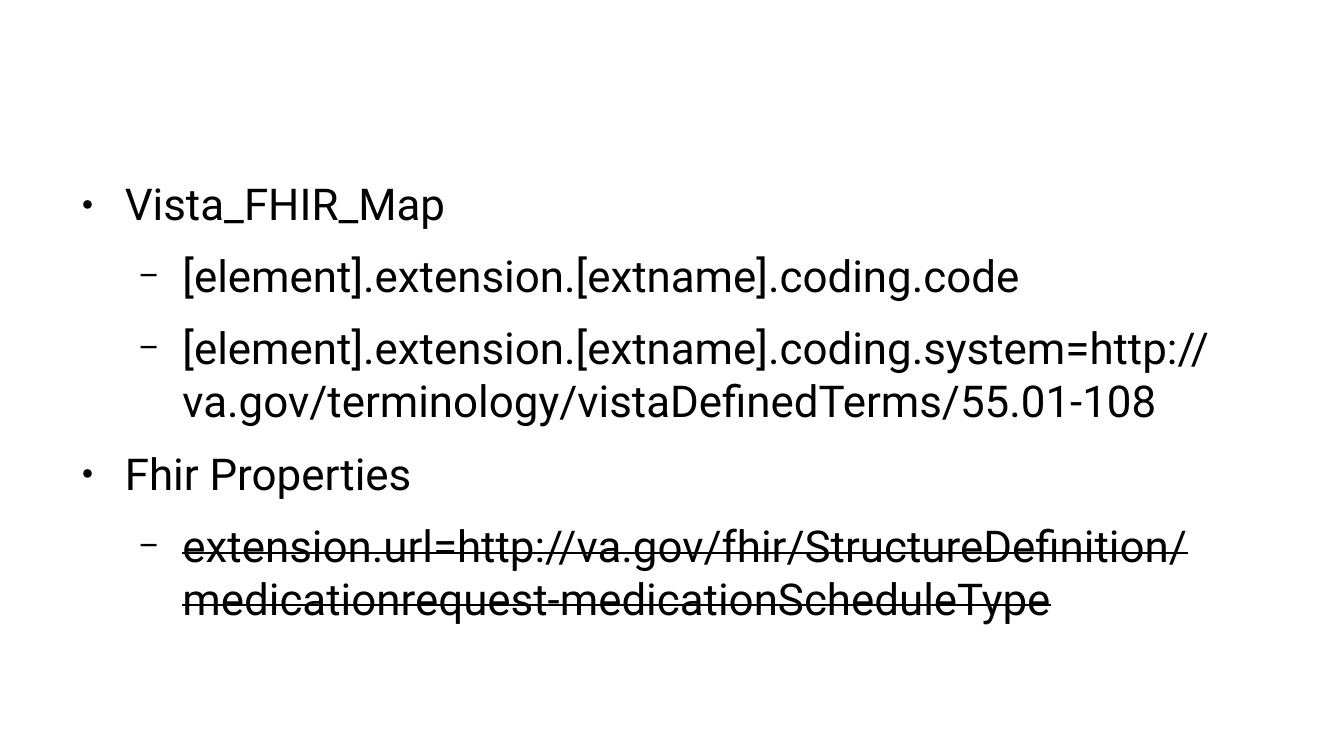
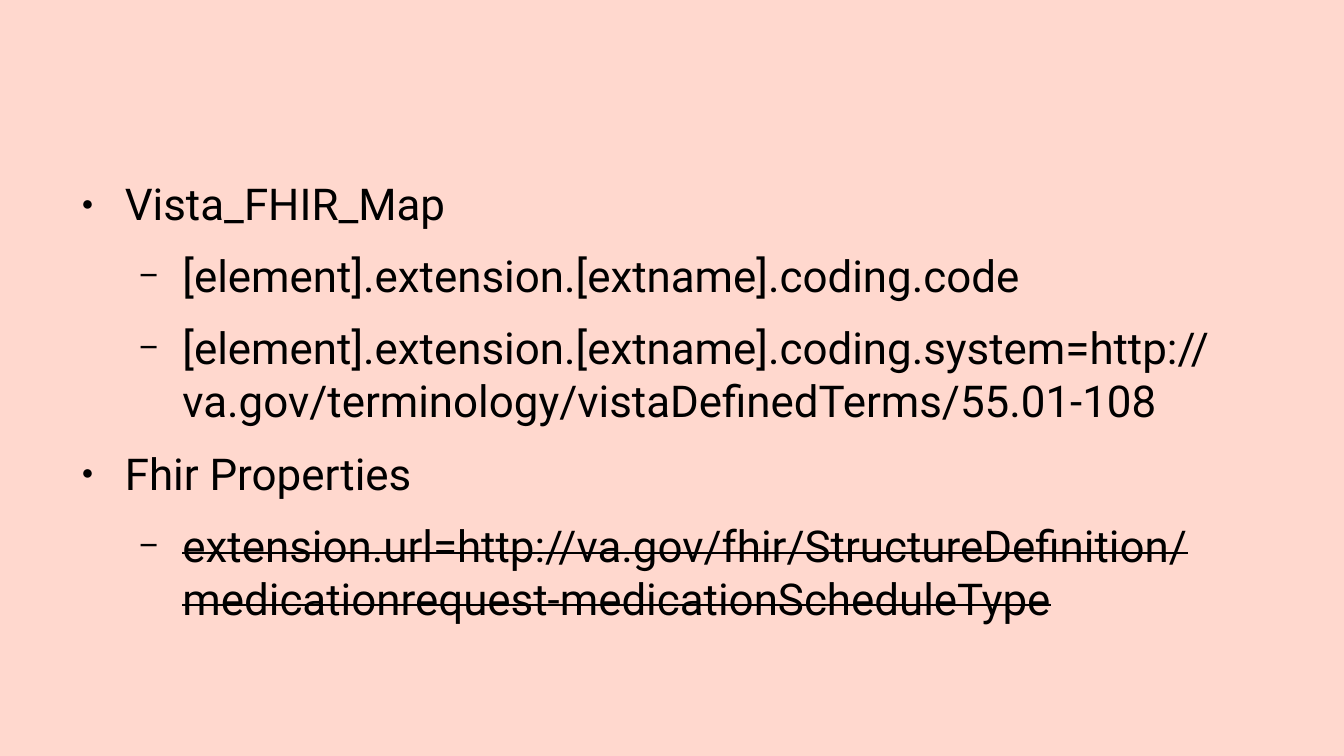
Before and after one commit to mvdzel/vha-ampl-fhir-ig, a slide deck: slide 16 of Documentation/docu.odp (slide 14 before the commit). Drawn at 1344x756 pixels with LibreOffice and Linux fonts; fonts in the diff are those of the drawing. Boxes give left, top, right and bottom in pixels: in the first picture for what was removed or moved away, otherwise in the second. Text is boxed around its words. In the diff, an @@ line names an element or a change of style, - is before the commit and + after.

```diff
--- a/Documentation/docu.odp
+++ b/Documentation/docu.odp
@@ background #FFFFFF to #FFD8CE @@
```
Also in this commit, not shown: 2 other slides changed, 2 slides added, 2 other files.
